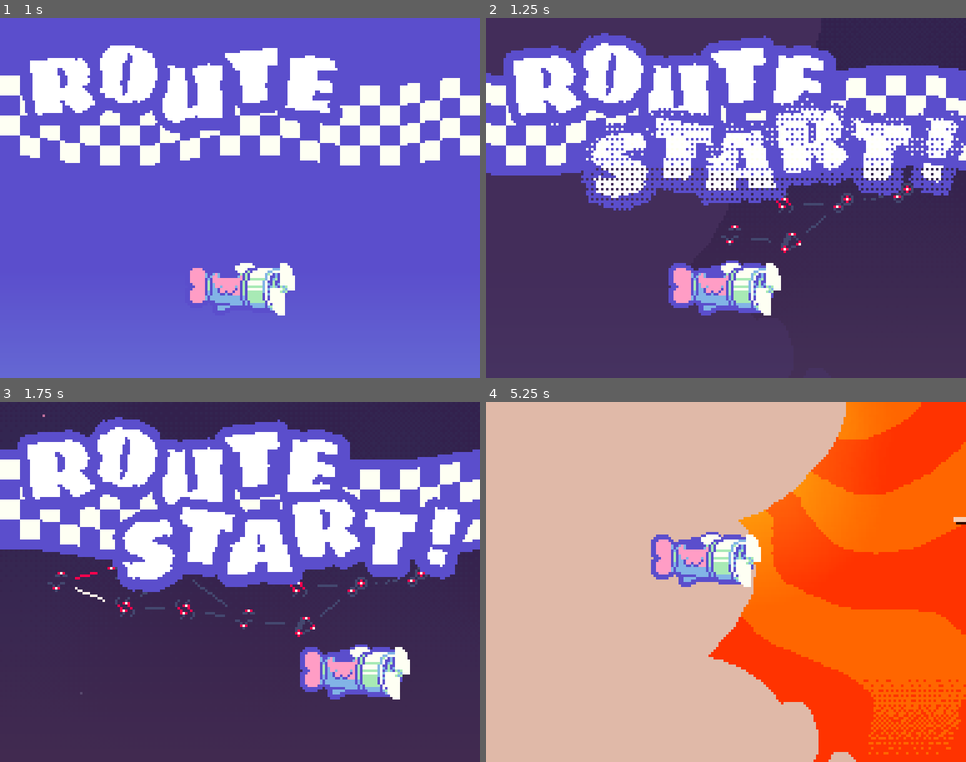
Above: before the commit, frames 1-4 (two rows, left to right).
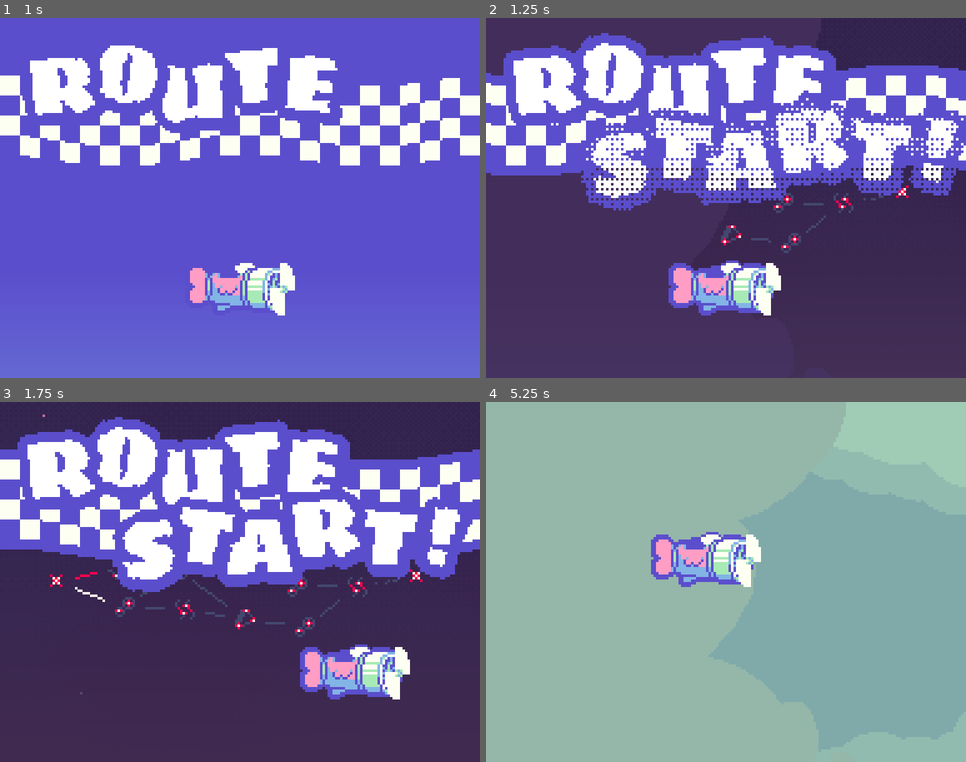
Above: after the commit, the same moments.

Repository: webcatzz/bjay
Game: Godot game, scene res://scenes/ui/title/title.tscn
Two runs of this game, one before a commit and one after it. Both use one fixed random seed, a clock stepped at 60 frames per second and the inputs below.
Inputs (mouse positions are in pixels of both pictures, inside the frame that each line leads up to):
- Up to frame 1 (1 s): click "Start" at 0.5 s
- Up to frame 2 (1.25 s): no input
- Up to frame 3 (1.75 s): tap Enter (ui_accept) at 1.25, 1.52 s; move the mouse to (345, 564) at 1.27 s; hold D (move_right) from 1.28 s (still down); hold Space (dash) from 1.28 s (still down); click (345, 564) at 1.42 s
- Up to frame 4 (5.25 s): move the mouse to (630, 600) at 2.02 s; release D (move_right) at 2.03 s; release Space (dash) at 2.03 s; hold S (move_down) 2.03-2.78 s; tap Space (dash) at 2.1, 3.6, 5.1 s; tap Enter (ui_accept) at 2.27, 3.77, 4.52 s; move the mouse to (774, 502) at 2.77 s; hold D (move_right) 2.78-3.53 s; hold Space (dash) 2.78-3.53 s; move the mouse to (702, 654) at 3.52 s; hold W (move_up) 3.53-4.28 s; click (702, 654) at 3.67 s; move the mouse to (870, 636) at 4.27 s; hold Space (dash) 4.28-5.03 s; hold A (move_left) from 4.28 s (still down); move the mouse to (582, 528) at 5.02 s

Frame 1 is identical in both runs. In frame 2, 0.6% of the frame differs, in the area x 48-90%, y 45-66%; in frame 3, 0.8%; in frame 4, 97%, in the area x 0-100%, y 0-100%.

Commit message:
places of the same type no longer generate consecutively on the map

Diff:
--- a/resources/place.gd
+++ b/resources/place.gd
@@ -1,6 +1,6 @@
 class_name Place
 
-var type: PlaceType
+var type: PlaceType = preload("res://resources/place_type/default.tres")
 var coords: Vector2i
 var next_places: Array[Place]
 
--- a/scenes/map.gd
+++ b/scenes/map.gd
@@ -19,6 +19,7 @@
 func generate() -> void:
 	Game.place = origin
 	_grid.clear()
+	# paths
 	_add_place(origin, Vector2i(-1, size.y / 2))
 	_add_place(destination, Vector2i(size.x, size.y / 2))
 	for i: int in 3:
@@ -29,9 +30,17 @@
 			var next_place: Place = _get_place(coords)
 			prev_place.link(next_place)
 		_grid[coords].link(destination)
-	# place type
-	for place: Place in _grid.values():
-		place.type = load("res://resources/place_type/%s.tres" % PLACE_WEIGHTS.keys()[_rng.rand_weighted(PLACE_WEIGHTS.values())])
+	# place types
+	for x: int in size.x:
+		for y: int in size.y:
+			var place: Place = _grid.get(Vector2i(x, y))
+			if place:
+				var weights: Dictionary[String, float] = PLACE_WEIGHTS.duplicate()
+				for prev_y: int in size.y:
+					var prev_place: Place = _grid.get(Vector2i(place.coords.x - 1, prev_y))
+					if prev_place and place in prev_place.next_places:
+						weights.erase(prev_place.type.resource_path.get_file().get_slice(".", 0))
+				place.type = load("res://resources/place_type/%s.tres" % weights.keys()[_rng.rand_weighted(weights.values())])
 
 
 func places() -> Array[Place]:
